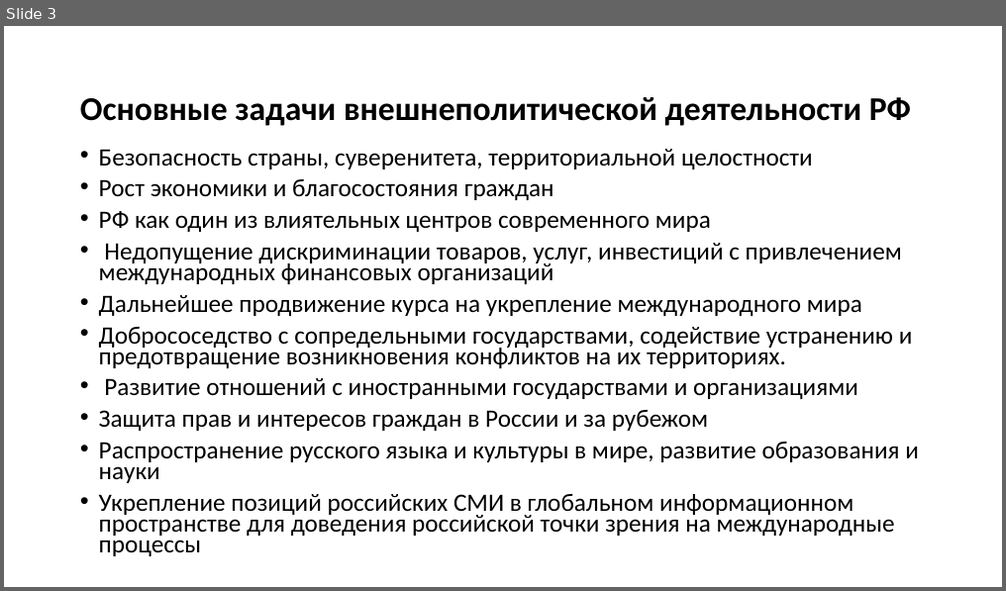
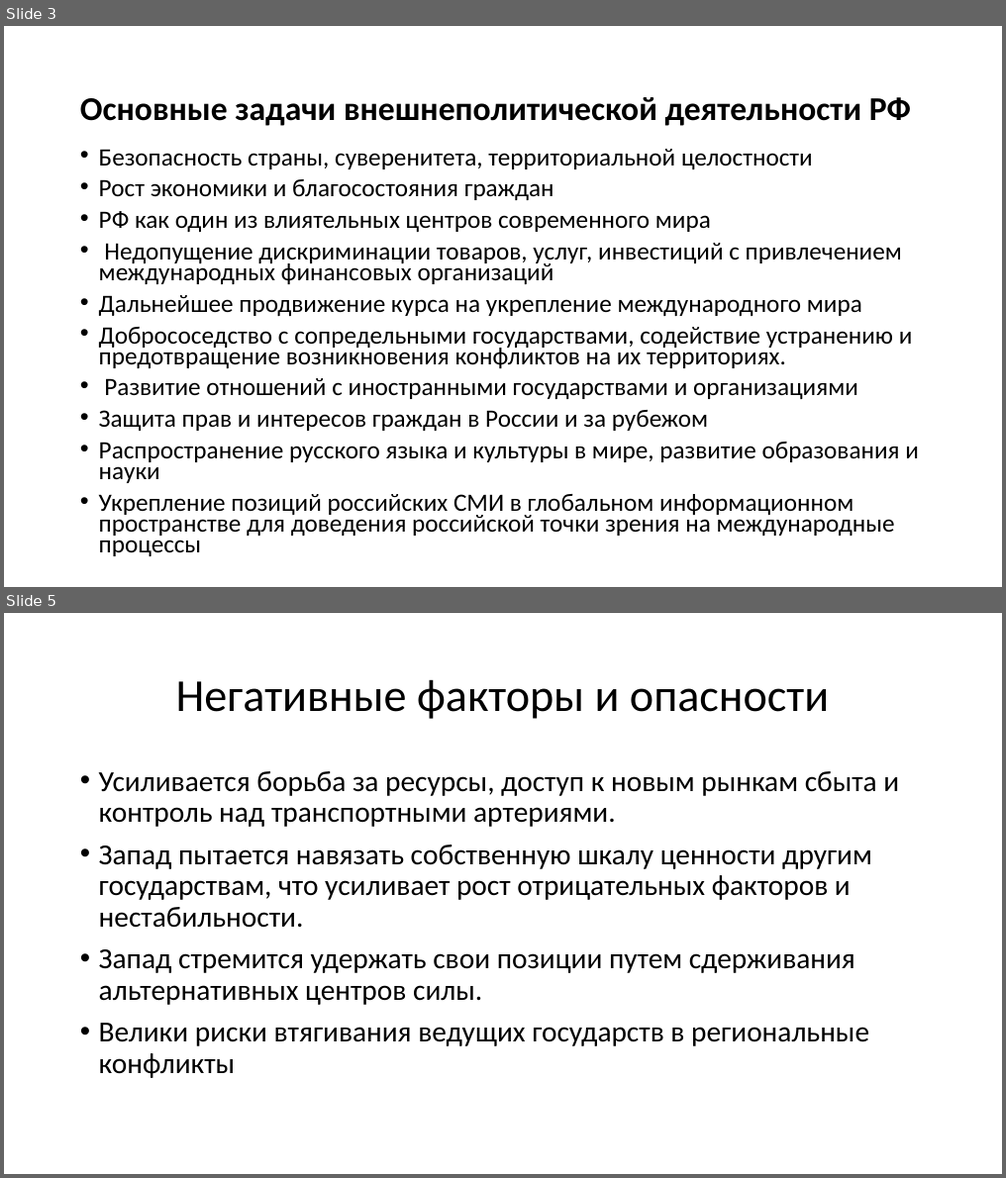
Before and after one commit to MrMorello/My_python_repo, a slide deck: КОНЦЕПЦИЯ.pptx. Shown one above the other, each under a label of ours: slide 3 before the commit, slides 3 and 5 after it; the slides between them are not shown. The pictures are 1006x591 and 1006x1178 pixels, drawn with LibreOffice and Linux fonts; fonts in the diff are those of the drawing. Boxes give left, top, right and bottom in pixels: in the first picture for what was removed or moved away, otherwise in the second. Text is boxed around its words. In the diff, an @@ line names an element or a change of style, - is before the commit and + after.

```diff
--- a/КОНЦЕПЦИЯ.pptx
+++ b/КОНЦЕПЦИЯ.pptx
@@ slide 5 added at [4,613,1002,1174], background #FFFFFF @@
@@ title added at [176,679,829,719], 44 pt, text #000000 @@
+Негативные факторы и опасности
@@ text added at [99,771,899,1078], 28 pt, text #000000 @@
+• Усиливается борьба за ресурсы, доступ к новым рынкам сбыта и контроль над транспортными артериями.
+• Запад пытается навязать собственную шкалу ценности другим государствам, что усиливает рост отрицательных факторов и нестабильности.
+• Запад стремится удержать свои позиции путем сдерживания альтернативных центров силы.
+• Велики риски втягивания ведущих государств в региональные конфликты
```
Also in this commit, not shown: 3 other slides added, 1 slide removed.
